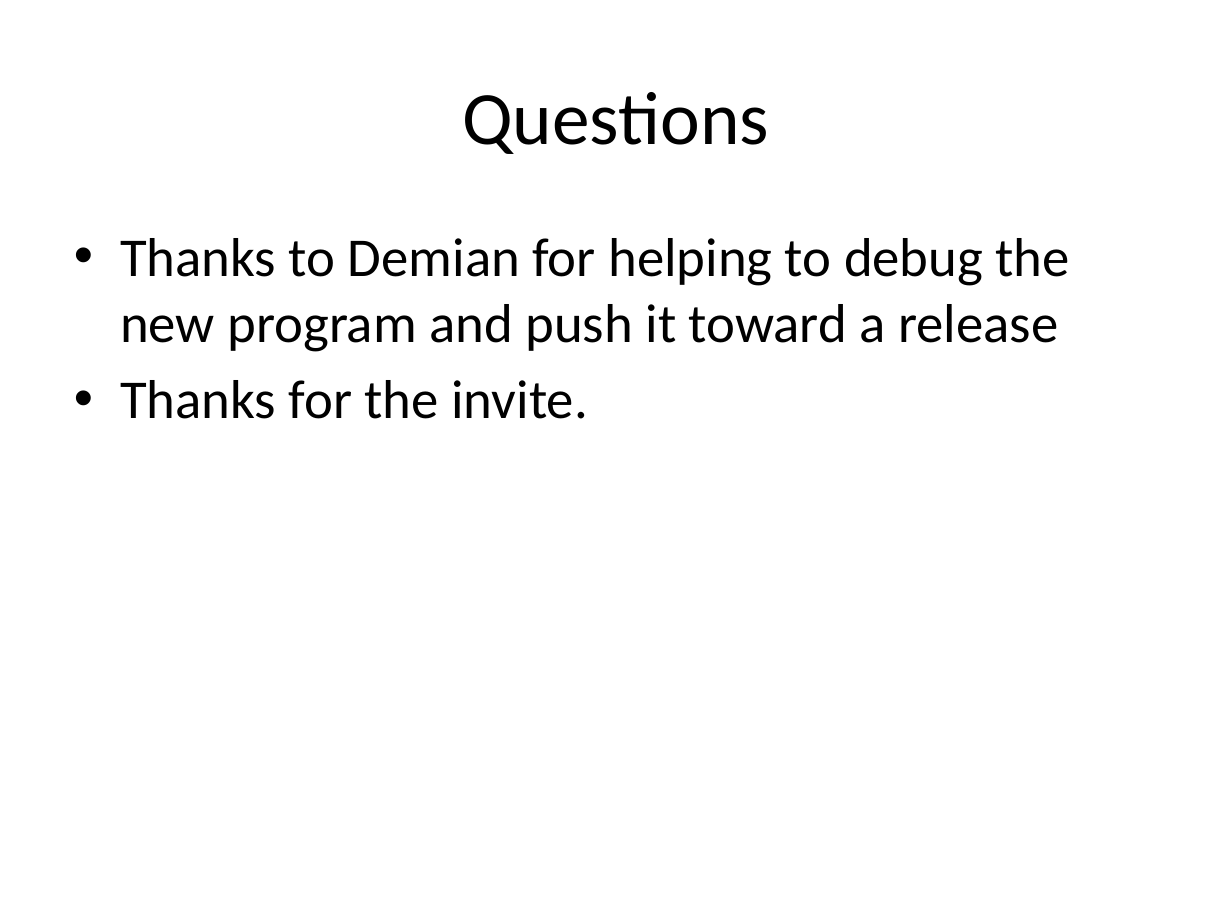
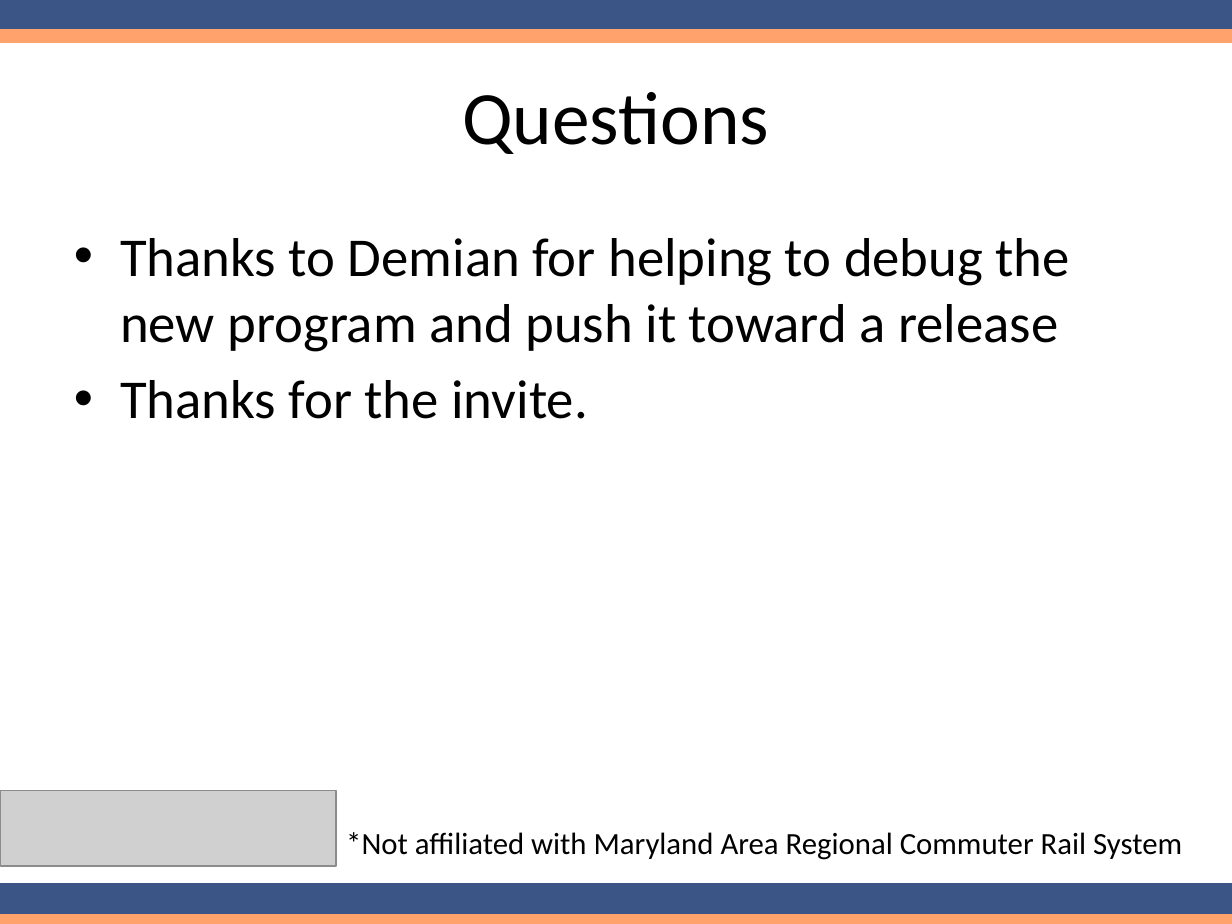
Before and after one commit to solrmarc/solrmarc, a slide deck: slide 24 of New Release of SolrMarc.pptx (slide 23 before the commit). Drawn at 1232x924 pixels with LibreOffice and Linux fonts; fonts in the diff are those of the drawing; grey boxes stand for pictures. Boxes give left, top, right and bottom in pixels: in the first picture for what was removed or moved away, otherwise in the second. Text is boxed around its words. In the diff, an @@ line names an element or a change of style, - is before the commit and + after.

```diff
--- a/New Release of SolrMarc.pptx
+++ b/New Release of SolrMarc.pptx
@@ rectangle added at (0,0,1232,31), fill #3B5586, outline #3B5586 2 pt @@
@@ rectangle added at (0,31,1232,41), fill #FFA26B, outline #FFA26B 2 pt @@
@@ picture added at (1,791,336,866) @@
@@ text added at (346,832,1182,860), 18 pt, text #000000 @@
+*Not affiliated with Maryland Area Regional Commuter Rail System
@@ rectangle added at (0,885,1232,915), fill #3B5586, outline #3B5586 2 pt @@
@@ rectangle added at (0,915,1232,924), fill #FFA26B, outline #FFA26B 2 pt @@
```
Also in this commit, not shown: 21 other slides changed, 2 slides added, 1 slide removed.
